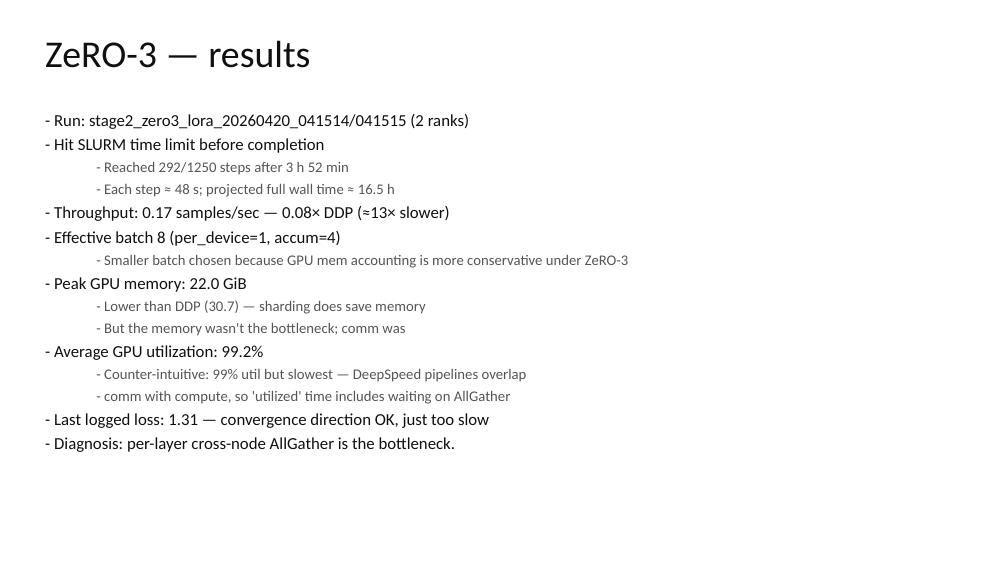
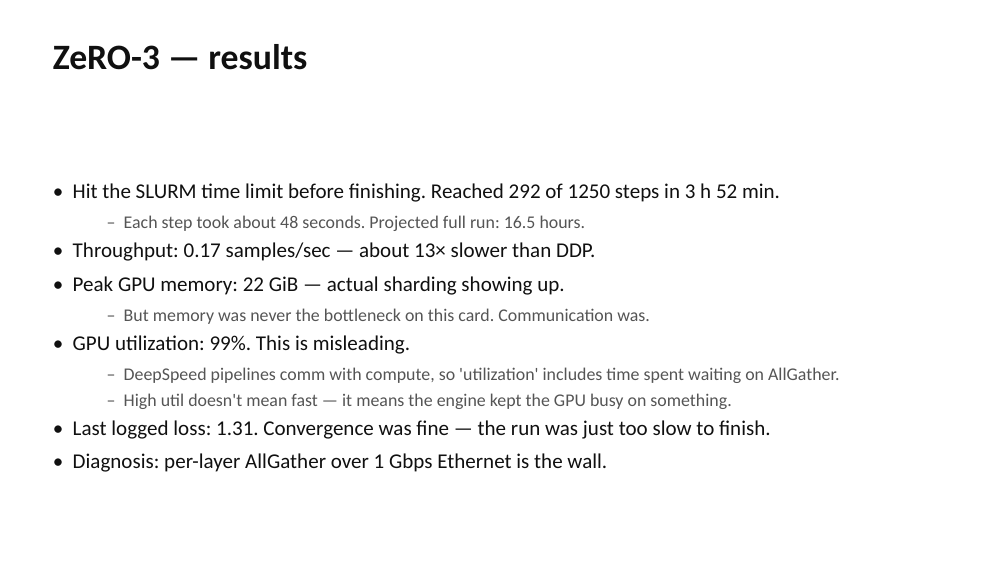
Before and after one commit to rassulmagauin/ml710, a slide deck: slide 18 of presentation/ML710_LLaVA_Parallelism.pptx. Drawn at 1008x567 pixels with LibreOffice and Linux fonts; fonts in the diff are those of the drawing. Boxes give left, top, right and bottom in pixels: in the first picture for what was removed or moved away, otherwise in the second. Text is boxed around its words. In the diff, an @@ line names an element or a change of style, - is before the commit and + after.

Commit message:
Rewrite presentation in a tighter voice; fix layout
Text changes:
- Replace bullet patterns like "X — explanation (Y)" with natural sentences
- Drop redundant section/subsection labels from titles ("Strategies compared",
  "ML task: LLaVA" etc) in favor of plainer ones ("What we compared",
  "The model: LLaVA")
- Shorten titles that were wrapping to two lines and clipping body content
  ("FSDP: PyTorch's take", "Statistical efficiency")
- Fewer nested sub-bullets; mix prose with bullets so slides don't read like
  a generated outline
- Vertical-anchor body text in the middle of each slide so layouts don't
  leave huge whitespace at the bottom

Layout changes:
- Bullets at 20-22pt (was 16), sub-bullets at 17-19pt
- Use real "•" / "–" bullet glyphs instead of leading dash characters
- One central plot per comparison slide (not bullets-on-left + chart-on-right)
  with a short italic takeaway under the title
- Result slides: bullets 6.4" wide, image 5.5" — no more overlap with the chart

Plot changes:
- Bar charts regenerated at 7.5x5 (was 8x4.5) so labels don't overflow
- Goodput split into 9a_goodput_per_sec.png and 9b_goodput_per_sample.png as
  separate single-panel plots; the merged 9_goodput.png is kept for the docs

```diff
--- a/presentation/ML710_LLaVA_Parallelism.pptx
+++ b/presentation/ML710_LLaVA_Parallelism.pptx
@@ text "ZeRO-3 — results": place and size @@
-text "ZeRO-3 — results" at bbox=[45, 40, 310, 68]
+text "ZeRO-3 — results" at bbox=[53, 44, 307, 70]
@@ text "ZeRO-3 — results" at bbox=[53, 44, 307, 70]: size 36 to 34 pt, bold on @@
@@ text "• Hit the SLURM time ..." at bbox=[73, 183, 839, 472]: vertical alignment top to middle @@
@@ text at bbox=[73, 183, 839, 472]: text changed; size 14 to 20 pt; text colour #555555 to #101010 @@
-- Run: stage2_zero3_lora_20260420_041514/041515 (2 ranks)
-- Hit SLURM time limit before completion
-  - Reached 292/1250 steps after 3 h 52 min
-  - Each step ≈ 48 s; projected full wall time ≈ 16.5 h
-- Throughput: 0.17 samples/sec — 0.08× DDP (≈13× slower)
-- Effective batch 8 (per_device=1, accum=4)
-  - Smaller batch chosen because GPU mem accounting is more conservative under ZeRO-3
-- Peak GPU memory: 22.0 GiB
-  - Lower than DDP (30.7) — sharding does save memory
-  - But the memory wasn't the bottleneck; comm was
-- Average GPU utilization: 99.2%
-  - Counter-intuitive: 99% util but slowest — DeepSpeed pipelines overlap
-  - comm with compute, so 'utilized' time includes waiting on AllGather
-- Last logged loss: 1.31 — convergence direction OK, just too slow
-- Diagnosis: per-layer cross-node AllGather is the bottleneck.
+• Hit the SLURM time limit before finishing. Reached 292 of 1250 steps in 3 h 52 min.
+  – Each step took about 48 seconds. Projected full run: 16.5 hours.
+• Throughput: 0.17 samples/sec — about 13× slower than DDP.
+• Peak GPU memory: 22 GiB — actual sharding showing up.
+  – But memory was never the bottleneck on this card. Communication was.
+• GPU utilization: 99%. This is misleading.
+  – DeepSpeed pipelines comm with compute, so 'utilization' includes time spent waiting on AllGather.
+  – High util doesn't mean fast — it means the engine kept the GPU busy on something.
+• Last logged loss: 1.31. Convergence was fine — the run was just too slow to finish.
+• Diagnosis: per-layer AllGather over 1 Gbps Ethernet is the wall.
```
Also in this commit, not shown: 19 other slides changed, 10 slides added, 10 slides removed, 10 other files.
